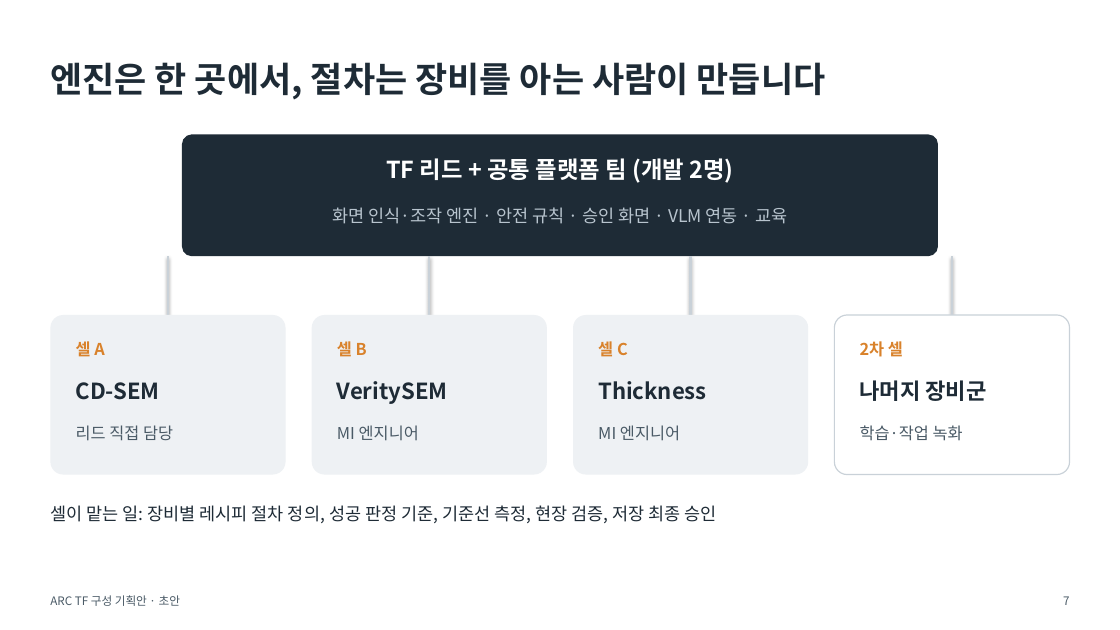
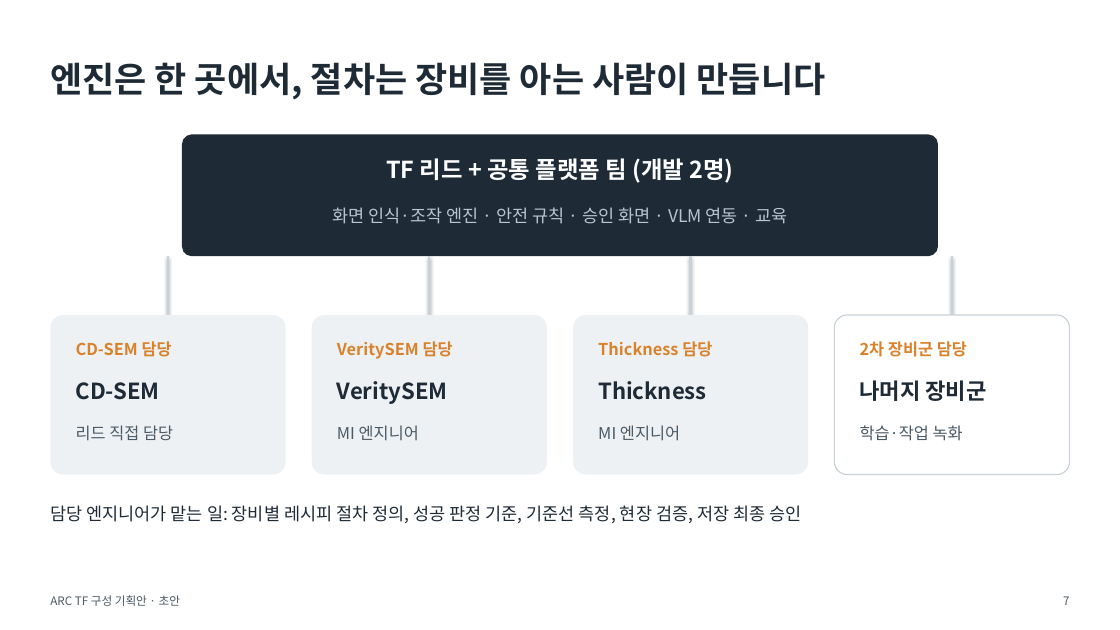
Before and after one commit to DarrenKoi/pm_notes, a slide deck: slide 7 of my-task/arc-tf/deliverables/arc-tf-proposal.pptx. Drawn at 1120x630 pixels with LibreOffice and Linux fonts; fonts in the diff are those of the drawing. Boxes give left, top, right and bottom in pixels: in the first picture for what was removed or moved away, otherwise in the second. Text is boxed around its words. In the diff, an @@ line names an element or a change of style, - is before the commit and + after.

```diff
--- a/my-task/arc-tf/deliverables/arc-tf-proposal.pptx
+++ b/my-task/arc-tf/deliverables/arc-tf-proposal.pptx
@@ text at [76, 341, 172, 357]: text changed @@
-셀 A
+CD-SEM 담당
@@ text at [337, 341, 453, 359]: text changed @@
-셀 B
+VeritySEM 담당
@@ text at [598, 341, 712, 357]: text changed @@
-셀 C
+Thickness 담당
@@ text at [860, 341, 967, 357]: text changed @@
-2차 셀
+2차 장비군 담당
@@ text at [50, 505, 801, 523]: text changed @@
-셀이 맡는 일: 장비별 레시피 절차 정의, 성공 판정 기준, 기준선 측정, 현장 검증, 저장 최종 승인
+담당 엔지니어가 맡는 일: 장비별 레시피 절차 정의, 성공 판정 기준, 기준선 측정, 현장 검증, 저장 최종 승인
```
Also in this commit, not shown: 6 other slides changed, 19 other files.
